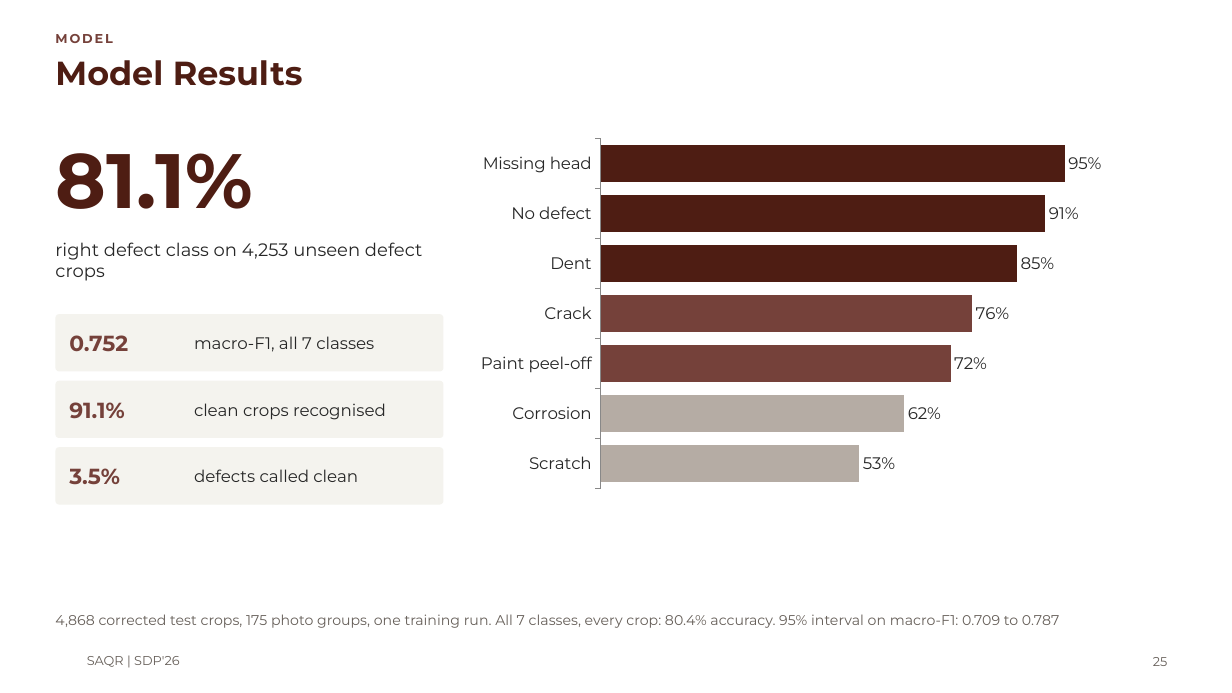
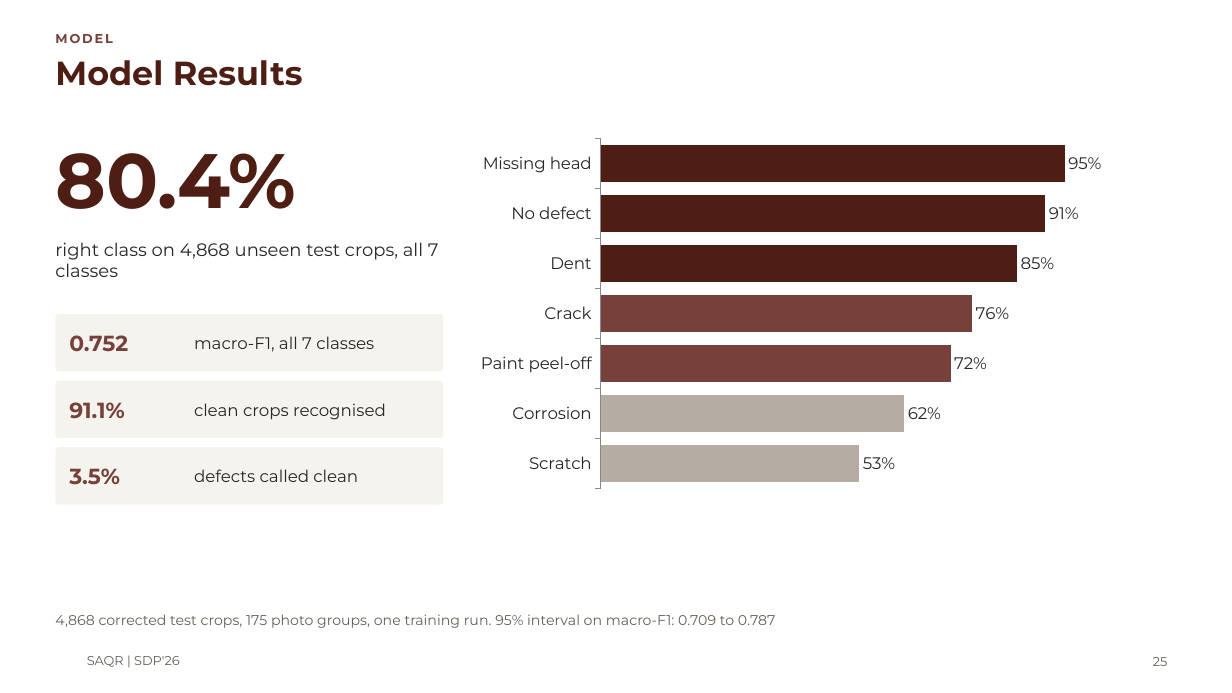
Before and after one commit to MASAR-AUS/SAQR, a slide deck: slide 25 of SAQR CMP490 Presentation.pptx. Drawn at 1232x693 pixels with LibreOffice and Linux fonts; fonts in the diff are those of the drawing; background and template pictures are left out. Boxes give left, top, right and bottom in pixels: in the first picture for what was removed or moved away, otherwise in the second. Text is boxed around its words. In the diff, an @@ line names an element or a change of style, - is before the commit and + after.

```diff
--- a/SAQR CMP490 Presentation.pptx
+++ b/SAQR CMP490 Presentation.pptx
@@ text at (55, 153, 296, 209): text changed @@
-81.1%
+80.4%
@@ text at (55, 242, 439, 277): text changed @@
-right defect class on 4,253 unseen defect crops
+right class on 4,868 unseen test crops, all 7 classes
@@ text at (55, 614, 775, 628): text changed @@
-4,868 corrected test crops, 175 photo groups, one training run. All 7 classes, every crop: 80.4% accuracy. 95% interval on macro-F1: 0.709 to 0.787
+4,868 corrected test crops, 175 photo groups, one training run. 95% interval on macro-F1: 0.709 to 0.787
```
Also in this commit, not shown: 15 other slides changed, 3 other files.
